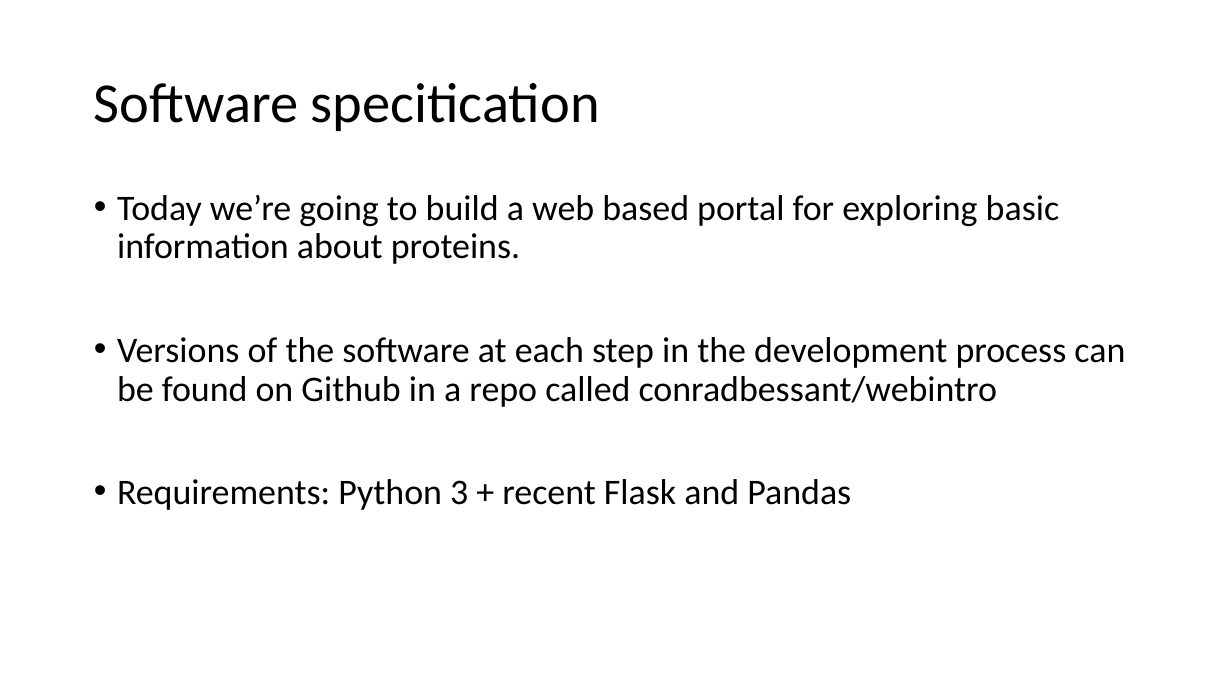
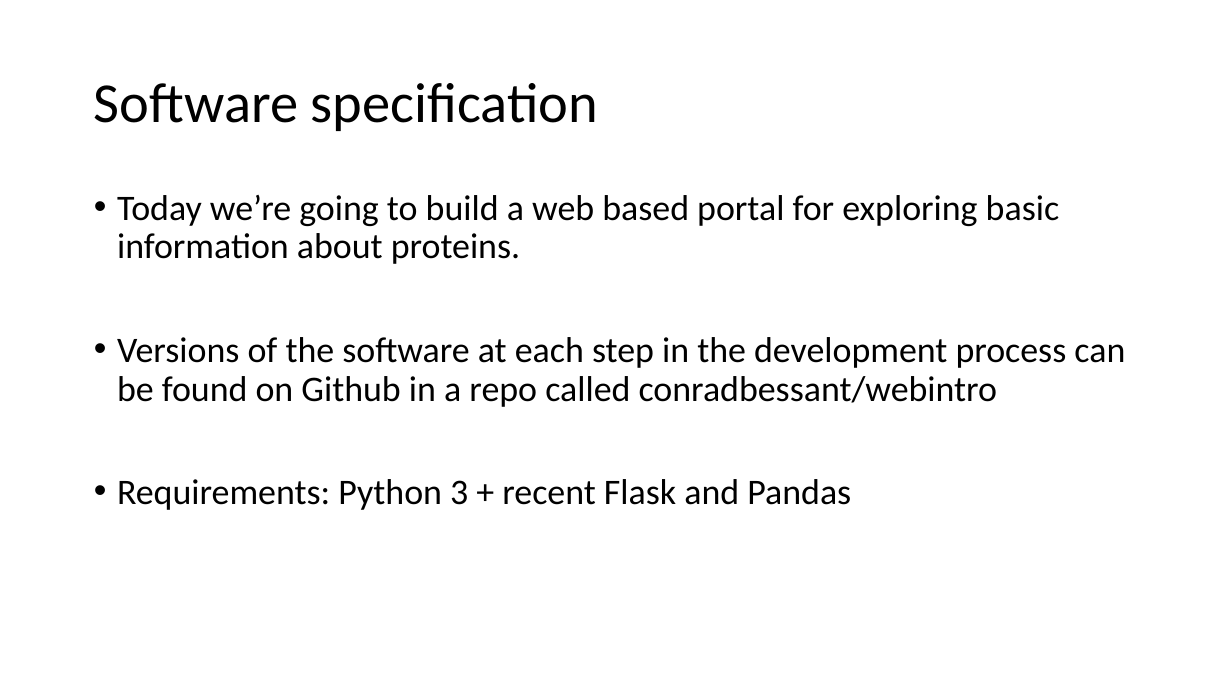
Before and after one commit to conradbessant/webintro, a slide deck: slide 2 of explanation.pptx. Drawn at 1232x693 pixels with LibreOffice and Linux fonts; fonts in the diff are those of the drawing. Boxes give left, top, right and bottom in pixels: in the first picture for what was removed or moved away, otherwise in the second. Text is boxed around its words. In the diff, an @@ line names an element or a change of style, - is before the commit and + after.

Commit message:
Fixed even more typos (in the PPT)

```diff
--- a/explanation.pptx
+++ b/explanation.pptx
@@ title at <box>94,83,598,131</box>: text changed @@
-Software specitication
+Software specification
```
Also in this commit, not shown: 3 other slides changed, 1 slide removed.
